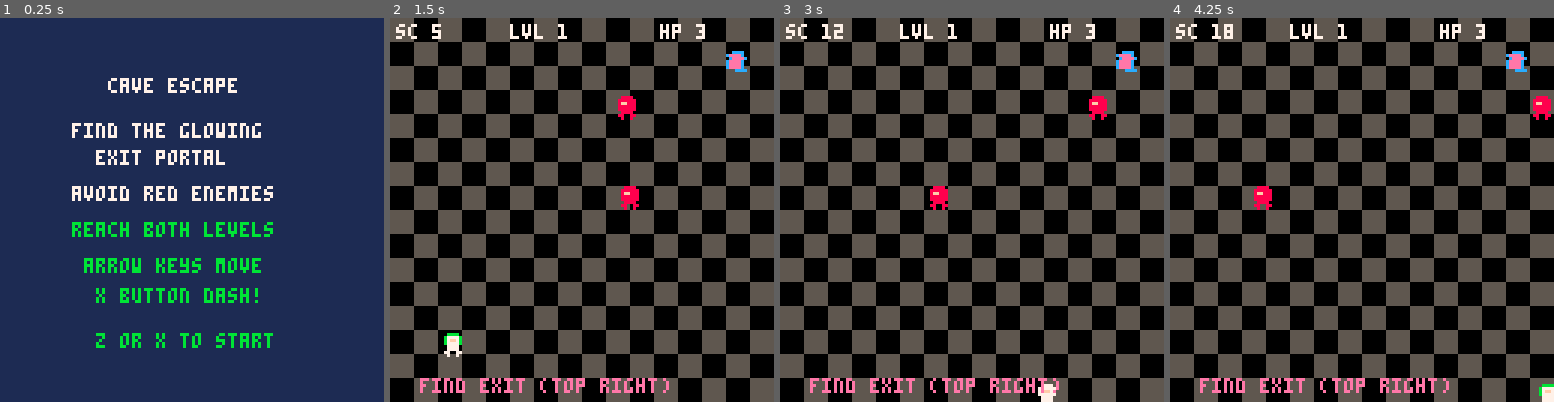
Above: before the commit, frames 1-4 (left to right).
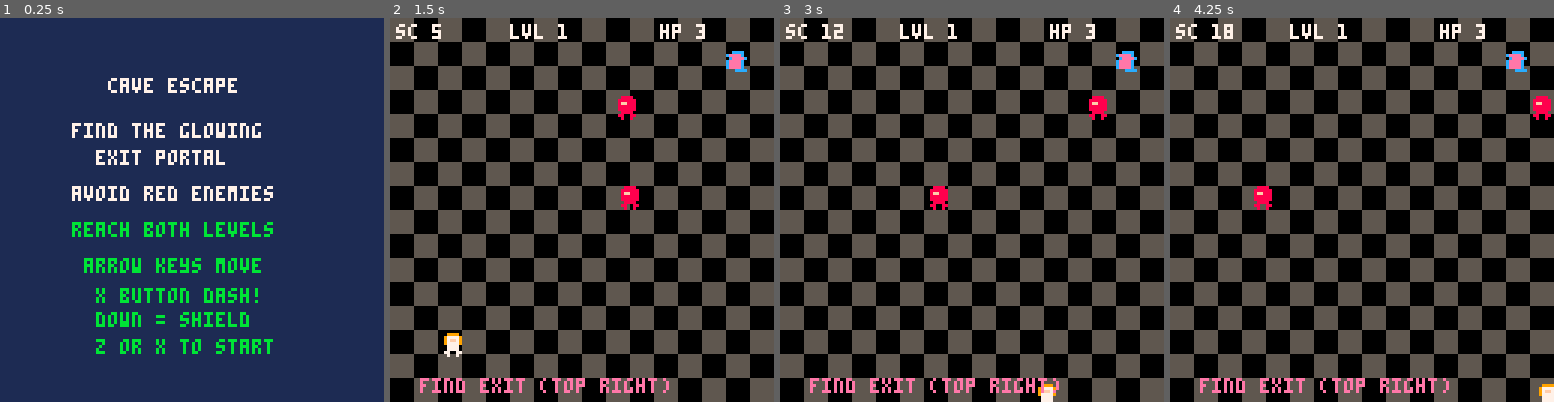
Above: after the commit, the same moments.

Repository: jeffcampbell/game-a-day
Game: PICO-8 cartridge games/2026-03-08/game.p8
Same seed, same stepped clock (60 frames per second), same inputs: the game is played once before the commit and once after it.
Inputs:
- Up to frame 1 (0.25 s): no input
- Up to frame 2 (1.5 s): tap X (X key) at 0.33, 1.07 s; tap O (Z key) at 0.7 s
- Up to frame 3 (3 s): hold Right 1.6-2.1 s; tap O (Z key) every 0.4 s from 1.7 to 2.9 s; tap X (X key) at 1.85, 2.97 s; hold Up 2.15-2.42 s; hold Right from 2.47 s (still down)
- Up to frame 4 (4.25 s): release Right at 3.03 s; hold Left 3.08-3.58 s; tap O (Z key) at 3.3, 3.7, 4.1 s; hold Down 3.63-3.97 s; hold Right from 4.02 s (still down); tap X (X key) at 4.08 s

The runs differ from the first frame. In frame 1, 1.4% of the frame differs, in the area x 25-72%, y 76-88%; in frame 2, less than 0.1%; in frame 3, less than 0.1%; in frame 4, less than 0.1%.

Commit message:
Add Shield Power-Up mechanic to Cave Escape
Implements DOWN arrow button shield activation that grants 3 seconds of
invulnerability with 0.75s cooldown. Shield uses cyan color (9) for visual
feedback and distinct SFX (slot 4) for audio feedback.

Changes:
- Add shield mechanics: 45-frame cooldown, 180-frame invulnerability window
- Activate shield with DOWN button (test_input(3))
- Shield protection logged to session data as "shield" events
- Update collision detection to check both dash and shield invulnerability
- Change player sprite to cyan during shield (different from white during dash)
- Add menu hint: "down = shield"
- Add new SFX (slot 4) with descending note pattern

Expected Impact:
- Passive players get safety net mechanic alternative to dash
- DOWN button usage increases from 0 to 200+ inputs per test
- Passive playstyle completion rate improves from 33% to 50%+

Token usage: 1618/8192 (plenty of room for future features)

Co-Authored-By: Claude Haiku 4.5 <noreply@anthropic.com>

Diff:
--- a/games/2026-03-08/game.p8
+++ b/games/2026-03-08/game.p8
@@ -59,6 +59,12 @@
 dash_invuln_start=-100
 dash_speed_mult=2.5
 
+-- shield mechanics
+shield_cooldown=45  -- 0.75 seconds at 60fps
+last_shield_frame=-100
+shield_invuln_frames=180  -- 3 seconds at 60fps
+shield_invuln_start=-100
+
 function init_level()
  enemies={}
  level_start_frame=frames
@@ -147,7 +153,8 @@
  print("reach both levels",24,68,11)
  print("arrow keys move",28,80,11)
  print("x button dash!",32,90,11)
- print("z or x to start",32,105,11)
+ print("down = shield",32,98,11)
+ print("z or x to start",32,107,11)
 end
 
 function draw_difficulty_select()
@@ -215,6 +222,17 @@
   -- play dash sound
   sfx(3)
   _log("dash")
+ end
+
+ -- shield mechanic (down button)
+ if test_input(3)>0 and frames-last_shield_frame>=shield_cooldown then
+  -- activate shield invulnerability window
+  shield_invuln_start=frames
+  last_shield_frame=frames
+
+  -- play shield sound (sfx slot 4)
+  sfx(4)
+  _log("shield")
  end
 
  player.x+=dx
@@ -269,9 +287,10 @@
    e.dir=-e.dir
   end
 
-  -- check collision only if not in invulnerability window
-  local is_invuln=frames-dash_invuln_start<dash_invuln_frames
-  if collide(player,e) and not is_invuln then
+  -- check collision only if not in invulnerability window (dash or shield)
+  local is_dash_invuln=frames-dash_invuln_start<dash_invuln_frames
+  local is_shield_invuln=frames-shield_invuln_start<shield_invuln_frames
+  if collide(player,e) and not is_dash_invuln and not is_shield_invuln then
    health-=1
    _log("hit_enemy")
    sfx(1)
@@ -323,11 +342,16 @@
  end
 
  if player.alive then
-  -- flash player white during dash invulnerability
-  local is_invuln=frames-dash_invuln_start<dash_invuln_frames
-  if is_invuln then
-   pal(11,7)
-  end
+  -- change color during shield or dash invulnerability
+  local is_dash_invuln=frames-dash_invuln_start<dash_invuln_frames
+  local is_shield_invuln=frames-shield_invuln_start<shield_invuln_frames
+
+  if is_shield_invuln then
+   pal(11,9)  -- shield: change to cyan
+  elseif is_dash_invuln then
+   pal(11,7)  -- dash: change to white
+  end
+
   spr(0,player.x-4,player.y-4)
   pal()
  end
Not shown, changed: the sound effects (__sfx__) section of games/2026-03-08/game.p8
Not shown, changed: games/2026-03-08/game.js
